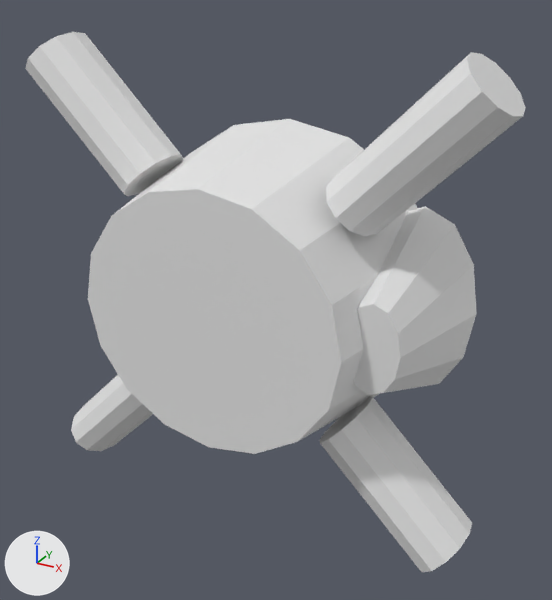
The OBJ model assets/meshes/drones/phantom4/phantom4__body.obj, before and after one commit.
Rendered twice from a 50 mm lens placed at (0.203, -0.338, 0.17), pointed at (0.013, 0.006, -0.002). Lighting does not change. The marker at lower left points along +X, +Y and +Z. The first picture is the older version. Where no turn or scale is listed for an object, it has been applied to the vertices.

Names of what the first picture shows: 'phantom4__body'.
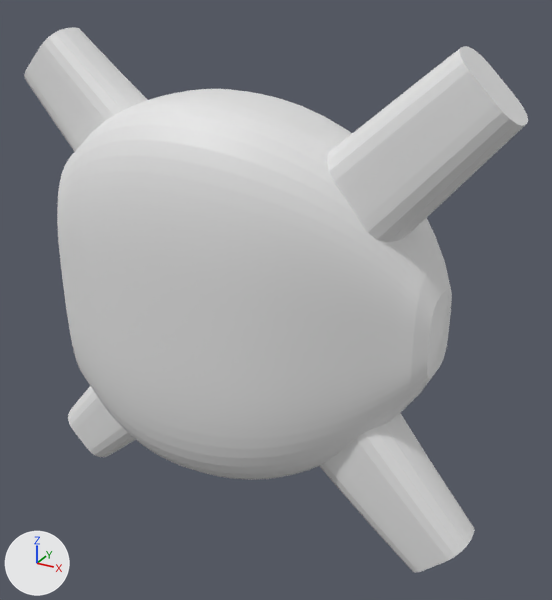
What differs and where, as boxes (x1, y1, x2, y2) in the pictures (552 x 600 px):
'phantom4__body', reshaped: before (25, 32, 526, 572); after (24, 27, 528, 573)
part 1 of me_phantom4__body, rebuilt (53% wider, 63% taller): before (88, 119, 417, 454); after (24, 27, 528, 573)
part 2 of me_phantom4__body, deleted: before (354, 206, 477, 395)
part 3 of me_phantom4__body, deleted: before (319, 396, 472, 572)
part 4 of me_phantom4__body, deleted: before (71, 375, 153, 451)
part 5 of me_phantom4__body, deleted: before (25, 32, 184, 196)
part 6 of me_phantom4__body, deleted: before (326, 52, 526, 237)

What changed in the scene script:
```text
Change me_phantom4__body:
    used by ob_phantom4__body; location = (0.0, 0.0, 0.0)
    remove me_phantom4__body.from_pydata(...)  # 164 vertices, 304 faces; spans x -0.136..0.136, y -0.046..0.046, z -0.136..0.136
    add me_phantom4__body.from_pydata(...)  # 3378 vertices, 6752 faces; spans x -0.139..0.139, y -0.055..0.054, z -0.139..0.139
    me_phantom4__body part 1: the loose piece of 34 vertices spanning x -0.096..0.096, y -0.046..0.046, z -0.091..0.091 is rebuilt with 3378 vertices and now spans x -0.139..0.139, y -0.055..0.054, z -0.139..0.139
    me_phantom4__body part 2: the loose piece of 26 vertices spanning x 0.052..0.118, y -0.029..0.038, z -0.055..0.055 is deleted
    me_phantom4__body part 3: the loose piece of 26 vertices spanning x 0.049..0.136, y -0.023..0.023, z -0.136..-0.049 is deleted
    me_phantom4__body part 4: the loose piece of 26 vertices spanning x -0.136..-0.049, y -0.023..0.023, z -0.136..-0.049 is deleted
    me_phantom4__body part 5: the loose piece of 26 vertices spanning x -0.136..-0.049, y -0.023..0.023, z 0.049..0.136 is deleted
    me_phantom4__body part 6: the loose piece of 26 vertices spanning x 0.049..0.136, y -0.023..0.023, z 0.049..0.136 is deleted
```
